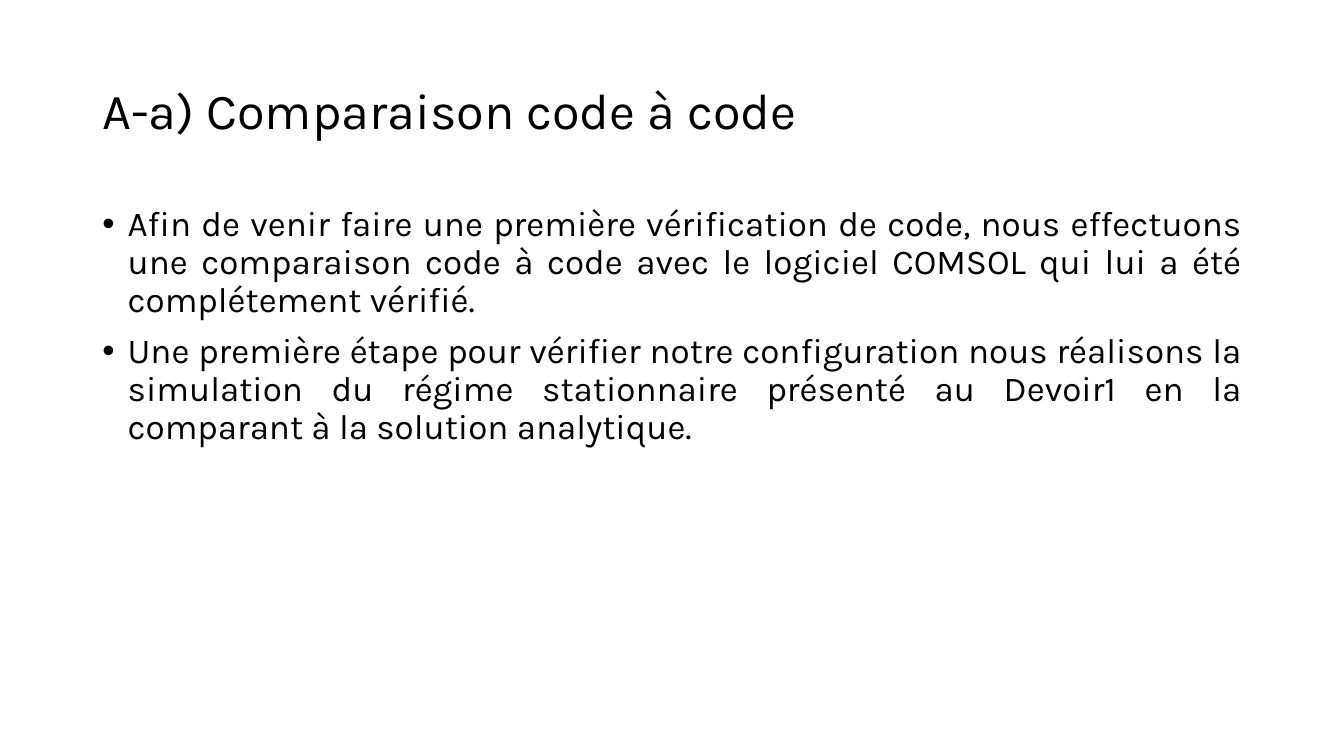
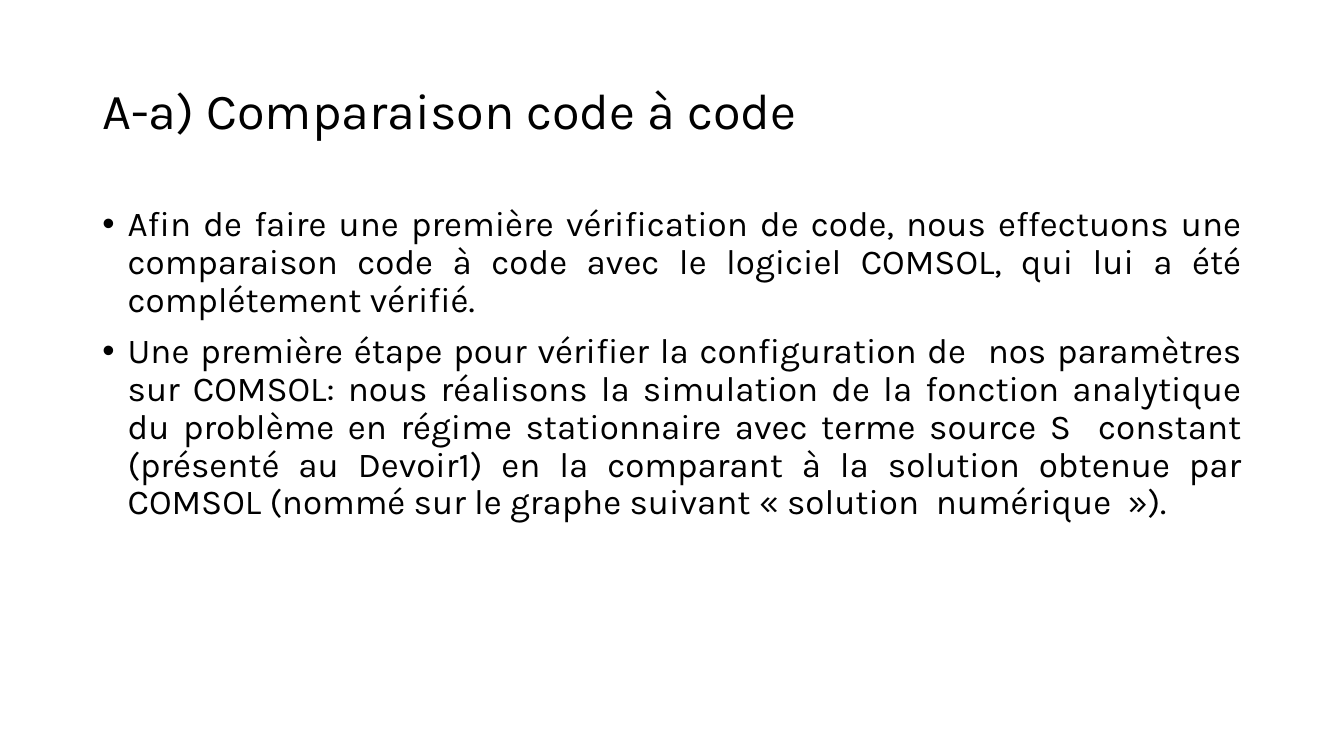
Before and after one commit to mehdibendaya/MEC8211DEV2, a slide deck: slide 2 of Devoir_2.pptx. Drawn at 1344x756 pixels with LibreOffice and Linux fonts; fonts in the diff are those of the drawing. Boxes give left, top, right and bottom in pixels: in the first picture for what was removed or moved away, otherwise in the second. Text is boxed around its words. In the diff, an @@ line names an element or a change of style, - is before the commit and + after.

```diff
--- a/Devoir_2.pptx
+++ b/Devoir_2.pptx
@@ text at (x1=128, y1=209, x2=1241, y2=523): text changed @@
-• Afin de venir faire une première vérification de code, nous effectuons une comparaison code à code avec le logiciel COMSOL qui lui a été complétement vérifié.
-• Une première étape pour vérifier notre configuration nous réalisons la simulation du régime stationnaire présenté au Devoir1 en la comparant à la solution analytique.
+• Afin de faire une première vérification de code, nous effectuons une comparaison code à code avec le logiciel COMSOL, qui lui a été complétement vérifié.
+• Une première étape pour vérifier la configuration de nos paramètres sur COMSOL: nous réalisons la simulation de la fonction analytique du problème en régime stationnaire avec terme source S constant (présenté au Devoir1) en la comparant à la solution obtenue par COMSOL (nommé sur le graphe suivant « solution numérique »).
```
Also in this commit, not shown: 10 other slides changed, 1 slide added, 1 slide removed, 8 other files.
